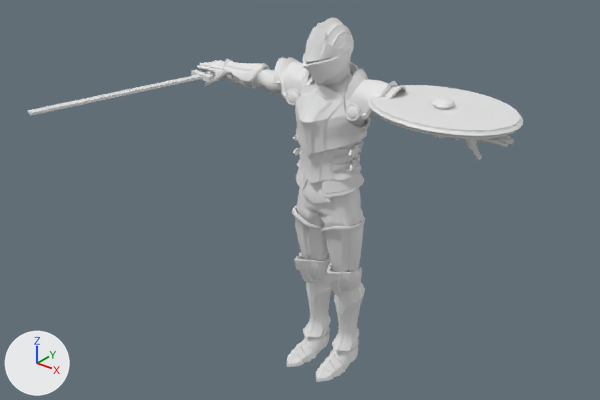
Renders of the glTF model unity/Tools~/models/heroes_hd/SB_Hero_hask_HD.glb from each side of a commit.
One viewpoint serves both versions: a 50 mm lens placed at (2.2, -2.96, 2.73), pointed at (0.0, -0.22, 1.02). Arrows for +X, +Y and +Z are at lower left; the lights stay in place. The picture after the commit comes second. Vertices at exactly the same position are counted once.

Script lines for the objects in view, before the commit:
```python
me_face = bpy.data.meshes.new('Face')
me_face.from_pydata(...)  # 13267 vertices, 22774 faces; spans x -1.06..0.92, y -0.91..0.33, z -0.01..1.84
ob_sb_hero_hask = bpy.data.objects.new('SB_Hero_hask', me_face)
ob_sb_hero_hask.location = (0.0, 0.0, 0.0)
```
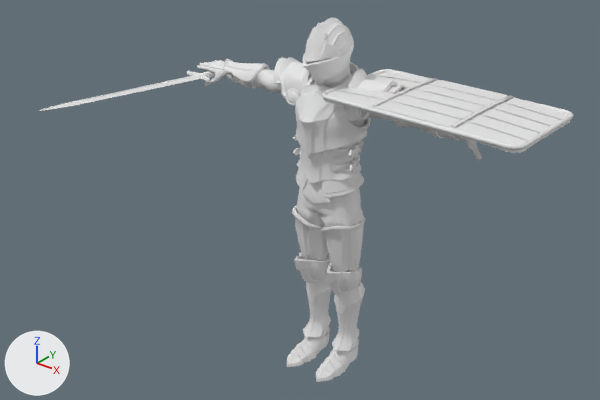
Scene script edits in JSON lines:
```json
{"block": "me_face", "where": "# used by ob_sb_hero_hask; location = (0.0, 0.0, 0.0)"}
{"op": "remove", "block": "me_face", "code": "me_face.from_pydata(...)  # 13267 vertices, 22774 faces; spans x -1.06..0.92, y -0.91..0.33, z -0.01..1.84"}
{"op": "add", "block": "me_face", "code": "me_face.from_pydata(...)  # 14203 vertices, 23199 faces; spans x -1.03..1.06, y -0.86..0.34, z -0.01..1.84"}
{"block": "me_face", "change": "me_face part 1: the loose piece of 140 vertices spanning x 0.21..0.92, y -0.19..0.33, z 1.5..1.53 is rebuilt with 64 vertices and now spans x 0.08..1.05, y -0.19..0.33, z 1.52..1.56"}
{"block": "me_face", "change": "me_face part 2: the loose piece of 56 vertices spanning x 0.23..0.9, y -0.18..0.32, z 1.5..1.53 is rebuilt with 80 vertices and now spans x 0.07..1.06, y -0.2..0.34, z 1.53..1.55"}
{"block": "me_face", "change": "me_face part 3: the loose piece of 62 vertices spanning x 0.51..0.61, y 0.02..0.12, z 1.52..1.57 is deleted"}
{"block": "me_face", "change": "me_face part 4: 188 vertices moved within x -0.9..0.9, y -0.09..0.19, z 0.52..1.72; 318 vertices removed from x -1.06..0.89, y -0.91..0.19, z 0.36..1.76; 1314 vertices added at x -1.03..1.04, y -0.86..0.32, z 0.37..1.76"}
{"block": "me_face", "change": "other edits to the shape of me_face do not show in these pictures"}
```

Pixel boxes [x1, y1, x2, y2] of what changed, in the pictures (600 x 400 px):
```json
{"object": "SB_Hero_hask", "change": "reshaped", "before": [27, 18, 523, 382], "after": [40, 18, 574, 382], "on screen": "8% wider"}
{"part": 1, "of": "me_face", "change": "rebuilt", "before": [368, 97, 523, 138], "after": [324, 72, 570, 153]}
{"part": 2, "of": "me_face", "change": "rebuilt", "before": [371, 85, 520, 139], "after": [322, 69, 574, 150], "on screen": "69% wider, 49% taller"}
{"part": 3, "of": "me_face", "change": "deleted", "before": [432, 97, 455, 109]}
{"part": 4, "of": "me_face", "change": "built on", "before": [27, 29, 514, 314], "after": [40, 38, 562, 314]}
```
